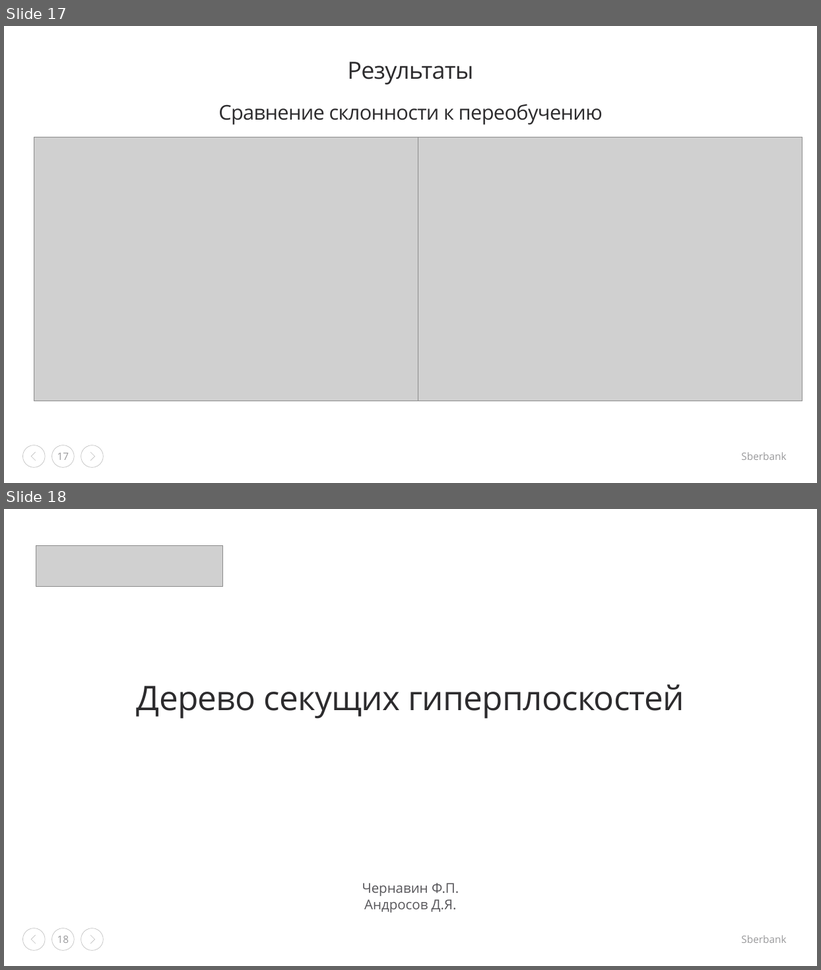
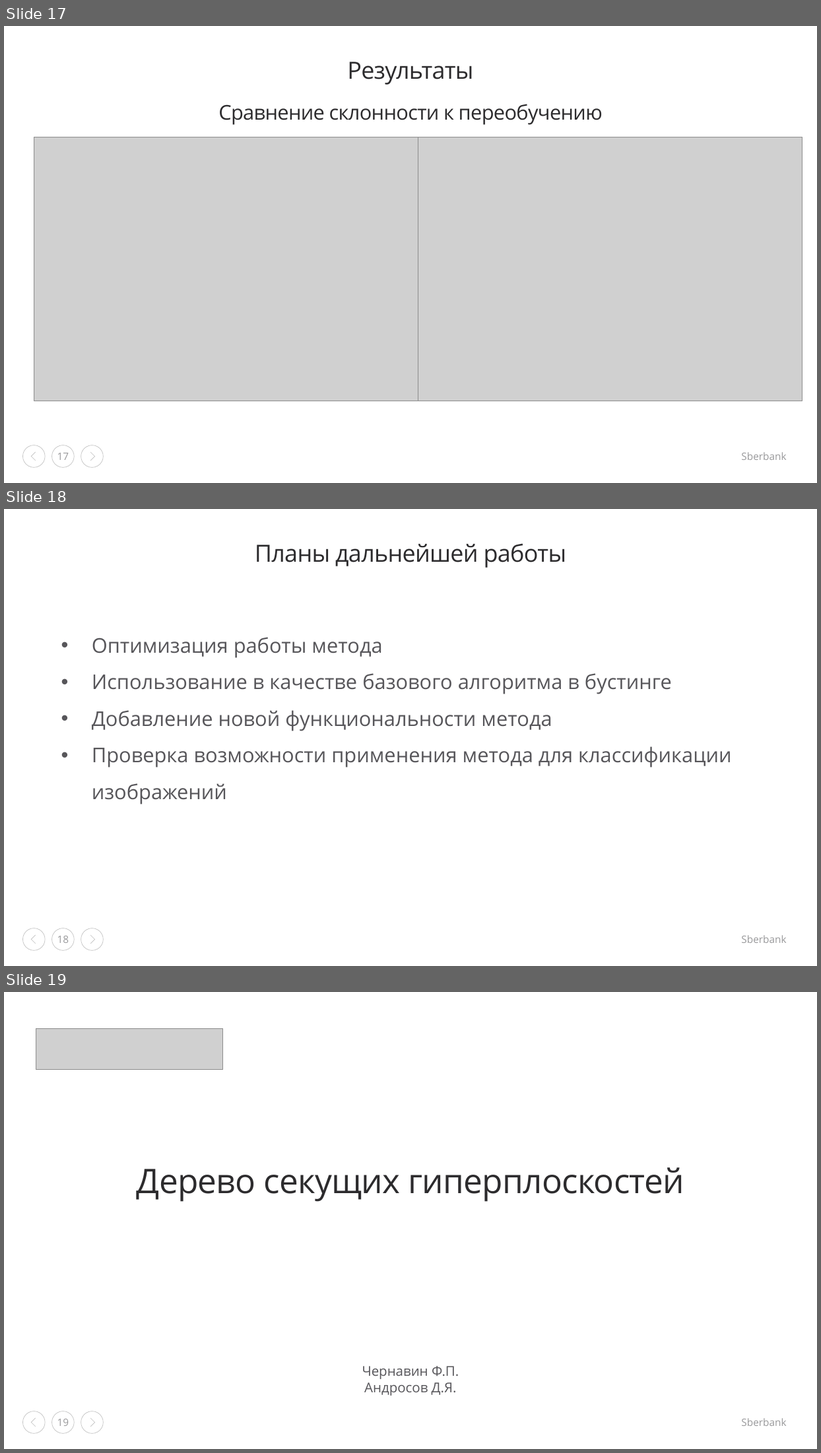
Before and after one commit to AndrosovDima/Tree_of_cutting_hyperplanes, a slide deck: presentation/Дерево секущих гиперплоскостей.pptx. Shown one above the other, each under a label of ours: slides 17 and 18 before the commit, slides 17, 18 and 19 after it. The pictures are 821x970 and 821x1453 pixels, drawn with LibreOffice and Linux fonts; fonts in the diff are those of the drawing; grey boxes stand for pictures. Boxes give left, top, right and bottom in pixels: in the first picture for what was removed or moved away, otherwise in the second. Text is boxed around its words. In the diff, an @@ line names an element or a change of style, - is before the commit and + after.

```diff
--- a/presentation/Дерево секущих гиперплоскостей.pptx
+++ b/presentation/Дерево секущих гиперплоскостей.pptx
@@ slide 18 added at [4, 509, 817, 966], background #FFFFFF; not listed: 7 template elements that a slide beside it also shows @@
@@ title added at [255, 543, 567, 568], 28 pt, text #2C2B2D @@
+Планы дальнейшей работы
@@ text added at [92, 637, 731, 805], 24 pt, text #57565A @@
+• Оптимизация работы метода
+• Использование в качестве базового алгоритма в бустинге
+• Добавление новой функциональности метода
+• Проверка возможности применения метода для классификации изображений
@@ what was slide 18 is now slide 19 @@
@@ page number at [57, 1419, 69, 1426]: text changed @@
-18
+19
```
Also in this commit, not shown: 1 other file.
